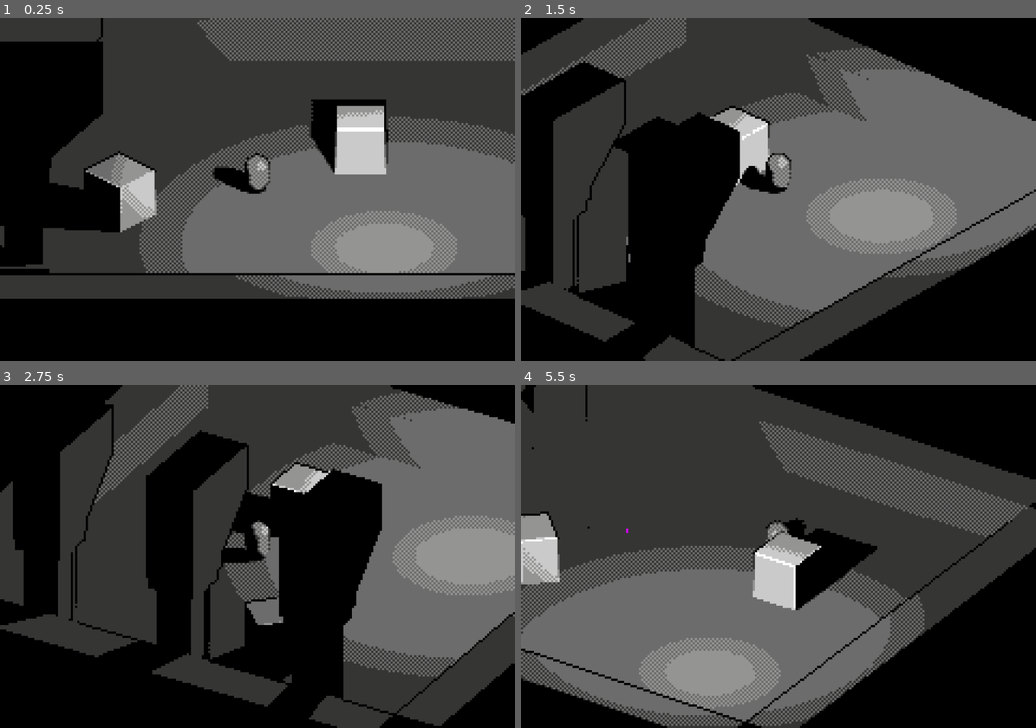
Above: before the commit, frames 1-4 (two rows, left to right).
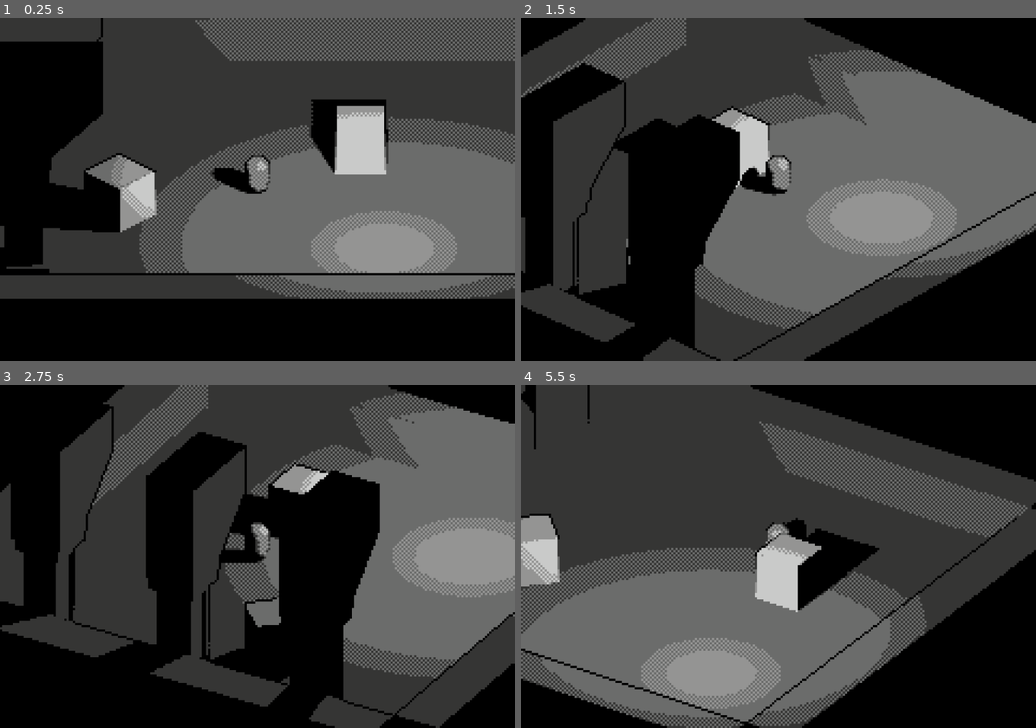
Above: after the commit, the same moments.

Repository: voxelith/pirate-game-jam-16
Game: Godot game, scene res://scenes/main.tscn
Same seed, same stepped clock (60 frames per second), same inputs: the game is played once before the commit and once after it.
Inputs (mouse positions are in pixels of both pictures, inside the frame that each line leads up to):
- Up to frame 1 (0.25 s): no input
- Up to frame 2 (1.5 s): tap Enter at 0.5 s; move the mouse to (804, 189) at 0.52 s; hold W (move_up) from 0.53 s (still down); tap Space (jump) at 0.77 s; move the mouse to (752, 189) at 1.27 s
- Up to frame 3 (2.75 s): keep holding W (move_up); tap Space (jump) at 1.52 s; move the mouse to (267, 549) at 2.02 s
- Up to frame 4 (5.5 s): keep holding W (move_up); move the mouse to (773, 563) at 2.77 s; tap Space (jump) at 3.02, 3.77, 4.52 s; move the mouse to (814, 559) at 3.52 s; move the mouse to (737, 553) at 4.27 s; move the mouse to (783, 556) at 5.02 s

The runs differ from the first frame. In frame 1, 0.7% of the frame differs, in the area x 0-99%, y 0-82%; in frame 2, 2.9%, in the area x 0-100%, y 0-100%; in frame 3, 2.2%; in frame 4, 2.6%.

Commit message:
Fixed some camera jitter

Diff:
--- a/assets/player.tscn
+++ b/assets/player.tscn
@@ -1,8 +1,7 @@
-[gd_scene load_steps=9 format=3 uid="uid://bqibs67j86o33"]
+[gd_scene load_steps=8 format=3 uid="uid://bqibs67j86o33"]
 
 [ext_resource type="Script" path="res://scripts/player.gd" id="1_muvjw"]
 [ext_resource type="Shader" path="res://shaders/pixelart_stylizer_object.gdshader" id="3_2hp4s"]
-[ext_resource type="Script" path="res://scripts/camera.gd" id="4_7repm"]
 [ext_resource type="Texture2D" uid="uid://dmwxnncpp2o5a" path="res://palettes/bw-6.png" id="4_ht1v3"]
 
 [sub_resource type="CapsuleMesh" id="CapsuleMesh_effn3"]
@@ -14,7 +13,6 @@
 shader = ExtResource("3_2hp4s")
 shader_parameter/dither_strength = 0.99
 shader_parameter/edge_strength = 1.0
-shader_parameter/highlight_strength = 0.0
 shader_parameter/PALETTE_TEXTURE = ExtResource("4_ht1v3")
 
 [sub_resource type="StandardMaterial3D" id="StandardMaterial3D_htk2h"]
@@ -31,10 +29,12 @@
 [node name="Player" type="CharacterBody3D"]
 script = ExtResource("1_muvjw")
 
-[node name="PlayerModel" type="MeshInstance3D" parent="."]
+[node name="PlayerModelTarget" type="Node3D" parent="."]
 transform = Transform3D(1, 0, 0, 0, 1, 0, 0, 0, 1, 0, 0.375, 0)
+
+[node name="PlayerModel" type="MeshInstance3D" parent="PlayerModelTarget"]
 mesh = SubResource("CapsuleMesh_effn3")
-skeleton = NodePath("../../..")
+skeleton = NodePath("../../../..")
 surface_material_override/0 = SubResource("StandardMaterial3D_htk2h")
 
 [node name="CollisionShape3D" type="CollisionShape3D" parent="."]
@@ -52,4 +52,3 @@
 projection = 1
 current = true
 size = 2.0
-script = ExtResource("4_7repm")
--- a/scenes/main.tscn
+++ b/scenes/main.tscn
@@ -12,7 +12,6 @@
 shader = ExtResource("2_6f11a")
 shader_parameter/dither_strength = 0.47
 shader_parameter/edge_strength = 1.0
-shader_parameter/highlight_strength = 1.0
 shader_parameter/PALETTE_TEXTURE = ExtResource("3_fm1nw")
 
 [sub_resource type="StandardMaterial3D" id="StandardMaterial3D_riexf"]
@@ -23,10 +22,6 @@
 ambient_light_source = 1
 ambient_light_energy = 0.0
 reflected_light_source = 1
-
-[sub_resource type="StandardMaterial3D" id="StandardMaterial3D_5dx2u"]
-shading_mode = 0
-albedo_color = Color(0.845452, 0.00146895, 0.959294, 1)
 
 [node name="Main" type="Node"]
 
@@ -86,10 +81,6 @@
 [node name="WorldEnvironment" type="WorldEnvironment" parent="MainViewportContainer/SubViewport" index="9"]
 environment = SubResource("Environment_fjecj")
 
-[node name="CSGBox3D3" type="CSGBox3D" parent="MainViewportContainer/SubViewport" index="10"]
-transform = Transform3D(0.03, 0, 0, 0, 0.03, 0, 0, 0, 0.03, -1.04, 0.96, 0)
-material_override = SubResource("StandardMaterial3D_5dx2u")
-
 [node name="pillar" parent="." instance=ExtResource("5_1pt4q")]
 transform = Transform3D(1, 0, 0, 0, 1, 0, 0, 0, 1, -3, 0, 0)
 
--- a/scripts/camera.gd
+++ /dev/null
@@ -1,7 +0,0 @@
-extends Camera3D
-
-@onready var target := $".."
-
-# Called every frame. 'delta' is the elapsed time since the previous frame.
-func _process(delta: float) -> void:
-	global_position = round(target.global_position * Globals.pixels_per_meter) / Globals.pixels_per_meter
--- a/shaders/pixelart_stylizer_object.gdshader
+++ b/shaders/pixelart_stylizer_object.gdshader
@@ -10,7 +10,6 @@
 
 uniform float dither_strength : hint_range(0.0, 0.99, 0.01) = 0.99;
 uniform float edge_strength : hint_range(0.0, 1.0, 0.01) = 1.0;
-uniform float highlight_strength : hint_range(0.0, 1.0, 0.01) = 1.0;
 
 uniform sampler2D PALETTE_TEXTURE: source_color, filter_nearest;
 
@@ -123,30 +122,19 @@
 	vec3 original_color = texture(SCREEN_TEXTURE, SCREEN_UV).rgb;
 	vec3 final = original_color;
 	float edge = 0.0;
-	float unedge = 0.0;
 	float d = getDepth(SCREEN_UV, DEPTH_TEXTURE, INV_PROJECTION_MATRIX);
 	{
 		float du = getDepth(SCREEN_UV+vec2(0., -1.)*e, DEPTH_TEXTURE, INV_PROJECTION_MATRIX);
 		float dr = getDepth(SCREEN_UV+vec2(1., 0.)*e, DEPTH_TEXTURE, INV_PROJECTION_MATRIX);
 		float dd = getDepth(SCREEN_UV+vec2(0., 1.)*e, DEPTH_TEXTURE, INV_PROJECTION_MATRIX);
 		float dl = getDepth(SCREEN_UV+vec2(-1., 0.)*e, DEPTH_TEXTURE, INV_PROJECTION_MATRIX);
-		float dur = getDepth(SCREEN_UV+vec2(1., -1.)*e, DEPTH_TEXTURE, INV_PROJECTION_MATRIX);
-		float ddr = getDepth(SCREEN_UV+vec2(1., 1.)*e, DEPTH_TEXTURE, INV_PROJECTION_MATRIX);
-		float ddl = getDepth(SCREEN_UV+vec2(-1., 1.)*e, DEPTH_TEXTURE, INV_PROJECTION_MATRIX);
-		float dul = getDepth(SCREEN_UV+vec2(-1., -1.)*e, DEPTH_TEXTURE, INV_PROJECTION_MATRIX);
 		edge += du - d;
 		edge += dd - d;
 		edge += dr - d;
 		edge += dl - d;
-		unedge += abs(du - d);
-		unedge += abs(dd - d);
-		unedge += abs(dr - d);
-		unedge += abs(dl - d);
 	}
-	float highlight = (edge / unedge) - clamp(edge * 10., 0., 10.);
 
 	final = mix(final, final * (1. - edge_strength), clamp(edge, 0.0, 1.0));
-	final = mix(final, final * (1. + highlight_strength), clamp(highlight, 0.0, 1.0));
 
 	vec3 colorA;
 	vec3 colorB;
@@ -156,14 +144,7 @@
 
 	ivec2 pixelCoord = ivec2(SCREEN_UV * VIEWPORT_SIZE);
 	float ditherPattern = ditherChecker(pixelCoord);
-	//float ditherPattern = ditherRandom(pixelCoord) * 0.5;
-	//float ditherPattern = ditherRandomLines(pixelCoord, 2.);
-	//float ditherPattern = (ditherRandom(pixelCoord) + ditherLinesX(pixelCoord)) * 0.25;
-	//float ditherPattern = ditherCircuit(pixelCoord) * 0.9;
-	//float ditherPattern = 0.0;
 	bool ditherMask = (colorMix + (ditherPattern * dither_strength)) > 0.5;
-
-	float shadowMask = edge > 0.0 ? 1.0 : -1.0;
 
 	//ALBEDO = vec3(ditherPattern);
 	ALBEDO = mix(colorA, colorB, float(ditherMask));
Not shown: 1 places in scenes/main.tscn that only renumber resources
